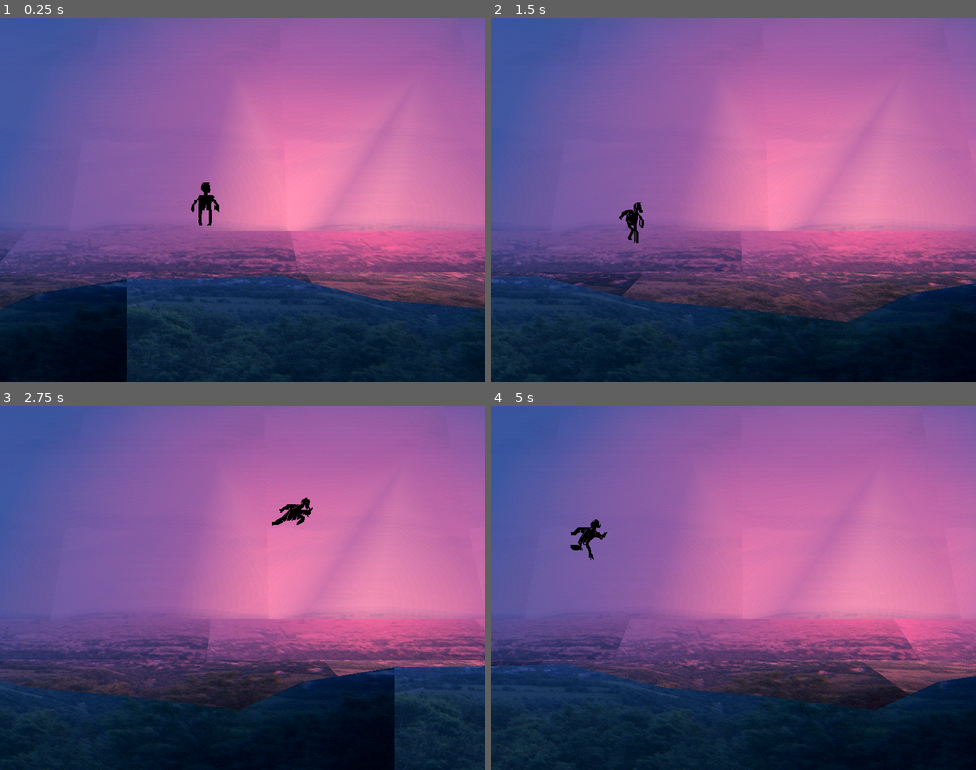
Above: before the commit, frames 1-4 (two rows, left to right).
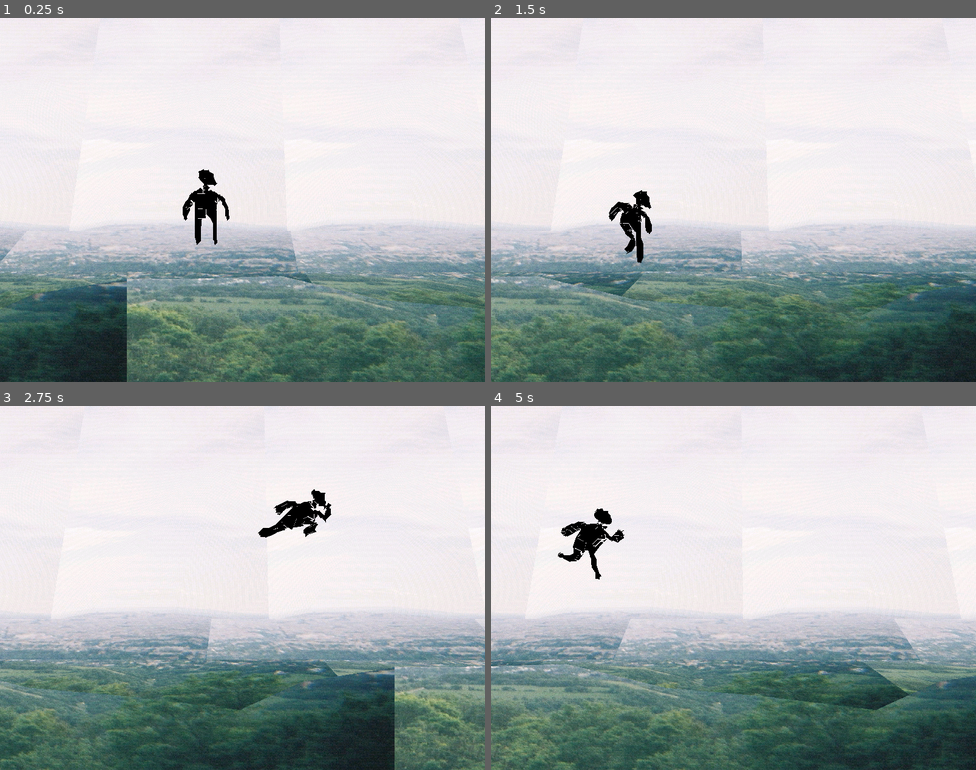
Above: after the commit, the same moments.

Repository: TanelMarran/videogames-inside
Game: Godot game, scene res://scenes/levels/level_world.tscn
Same seed, same stepped clock (60 frames per second), same inputs: the game is played once before the commit and once after it.
Inputs (mouse positions are in pixels of both pictures, inside the frame that each line leads up to):
- Up to frame 1 (0.25 s): no input
- Up to frame 2 (1.5 s): move the mouse to (840, 181) at 0.52 s; hold D (key_right) 0.53-1.28 s; move the mouse to (636, 218) at 1.27 s; hold S (key_down) from 1.28 s (still down)
- Up to frame 3 (2.75 s): move the mouse to (291, 507) at 2.02 s; release S (key_down) at 2.03 s; hold D (key_right) from 2.03 s (still down)
- Up to frame 4 (5 s): move the mouse to (709, 660) at 2.77 s; release D (key_right) at 2.78 s; hold W (key_up) 2.78-3.53 s; move the mouse to (879, 642) at 3.52 s; hold A (key_left) from 3.53 s (still down); move the mouse to (588, 533) at 4.27 s

The runs differ from the first frame. In frame 1, 100% of the frame differs, in the area x 0-100%, y 0-100%; in frame 2, 100%; in frame 3, 100%; in frame 4, 100%.

Commit message:
[main] adds smear

Diff:
--- a/scenes/global/cls_global.gd
+++ b/scenes/global/cls_global.gd
@@ -8,4 +8,3 @@
 
 func _physics_process(delta):
 	Global.scroll_speed += (1 - Global.scroll_speed) * scroll_reset_speed * delta
-	print(Global.scroll_speed)
--- a/scenes/levels/level_world.tscn
+++ b/scenes/levels/level_world.tscn
@@ -137,9 +137,10 @@
 omni_attenuation = 1.376
 
 [node name="ParkourGuy" parent="." unique_id=2036931827 instance=ExtResource("4_ls1yl")]
-transform = Transform3D(0.04, 0, 0, 0, 0.04, 0, 0, 0, 0.04, -0.08073634, 0, -0.9097867)
+transform = Transform3D(0.07, 0, 0, 0, 0.07, 0, 0, 0, 0.07, -0.08073634, 0, -0.9097867)
 look_at_camera = false
 acceleration_max_speed = 3.0
+smear_strength = 2.0
 
 [editable path="Looper/Stage"]
 [editable path="Looper4/Stage"]
--- a/scenes/models/stage/mat_stage1.tres
+++ b/scenes/models/stage/mat_stage1.tres
@@ -3,7 +3,7 @@
 [ext_resource type="Texture2D" uid="uid://bx8rfdlkv3gk4" path="res://sprites/spr_background.JPG" id="1_a05xm"]
 
 [resource]
-shading_mode = 2
+shading_mode = 0
 diffuse_mode = 3
 specular_mode = 2
 albedo_texture = ExtResource("1_a05xm")
--- a/scenes/objects/parkourguy/gd_parkour_guy.gd
+++ b/scenes/objects/parkourguy/gd_parkour_guy.gd
@@ -3,12 +3,16 @@
 @export var animation_player: AnimationPlayer
 @export var animation_tree: AnimationTree
 @export var look_at_camera: bool
+@export var surface_material: ShaderMaterial
+@export var mesh: MeshInstance3D
 
+## --
 @export_group("Buffering")
 @export var buffer_time: float = 0.5
 var _previously_held_button_amount: int = 0
 var _pose_update_buffer: int = 0
 
+## --
 @export_group("Acceleration")
 @export var acceleration_measure_size: int = 10
 @export var acceleration_curve: Curve
@@ -20,6 +24,15 @@
 @onready var _previous_position: Vector3 = global_position
 var _previous_acceleration: Array[Vector3] = []
 var acceleration: Vector3 = Vector3.ZERO
+
+## --
+@export_group("Smear")
+@export_range(0, 100, .1) var smear_strength: float = 1
+@export var smear_curve: Curve
+@export_range(0, 100, .1) var smear_update_frequency: float = 1.0
+var _smear_update_buffer: int = 0
+
+## --
 
 var _blend_up_down = 0.5:
 	set(value):
@@ -50,6 +63,10 @@
 	'key_down': 'down'
 }
 
+func _ready():
+	mesh.set_surface_override_material(0, surface_material)
+	mesh.material_override = surface_material
+
 func _input(event):
 	# Mouse in viewport coordinates.
 	if event is InputEventMouseMotion:
@@ -57,15 +74,19 @@
 
 func _process(delta):
 	_pose_update_buffer = max(0, _pose_update_buffer - delta)
+	_smear_update_buffer = max(0, _smear_update_buffer - delta)
 	var key_right: int = (1 if Input.is_action_pressed("key_right") else 0)
 	var key_left: int = (1 if Input.is_action_pressed("key_left") else 0)
 	var key_down: int = (1 if Input.is_action_pressed("key_down") else 0)
 	var key_up: int = (1 if Input.is_action_pressed("key_up") else 0)
 	var total_keys_pressed: float = key_right + key_left + key_up + key_down
 
-
 	if (total_keys_pressed != _previously_held_button_amount):
 		_pose_update_buffer = buffer_time
+
+	if (_smear_update_buffer == 0):
+		update_spear()
+		_smear_update_buffer = smear_update_frequency
 
 	if (_pose_update_buffer == 0):
 		update_pose()
@@ -83,6 +104,10 @@
 	_blend_left_right = (((key_right - key_left) + 1) / 2.0) * 2
 	_blend_not_pressed = 1 if total_keys_pressed == 0 else 0
 	_blend_directional_influence = (((((key_right + key_left - key_up - key_down) / (total_keys_pressed))) + 1) / 2) if total_keys_pressed > 0 else .5
+
+func update_spear():
+	surface_material.set_shader_parameter('movement_direction', acceleration.normalized())
+	surface_material.set_shader_parameter('movement_strength', smear_curve.sample(acceleration.length()) * smear_strength)
 
 func follow_mouse(event: InputEventMouseMotion):
 	var screen_position: Vector2 = event.position
--- a/scenes/objects/parkourguy/mat_parkour_guy.gdshader
+++ b/scenes/objects/parkourguy/mat_parkour_guy.gdshader
@@ -9,10 +9,11 @@
 uniform float movement_strength = 1.0;
 
 void vertex() {
-	vec3 offset = TIME * time_scale * vec3(1.0, 0.0, 0.0);
-	float _movement_strength = max(max(0, dot(movement_direction, -NORMAL)), dot(splice_direction, NORMAL)) * movement_strength;
+	vec3 offset = TIME * time_scale * vec3(1.0, .66, .25) - NODE_POSITION_WORLD;
+
+	float _movement_strength = max(0, dot(movement_direction, -NORMAL)) * movement_strength;
 	vec3 speed_offset = -movement_direction * _movement_strength;
-	VERTEX = floor(((VERTEX + offset) / vec3(snap_size / 10.0))) * vec3(snap_size / 10.0) - offset + speed_offset;
+	VERTEX = floor(((VERTEX - offset) / vec3(snap_size / 10.0))) * vec3(snap_size / 10.0) + offset + speed_offset + dot(splice_direction, NORMAL);
 }
 
 void fragment() {
--- a/scenes/objects/parkourguy/mat_parkour_guy.tres
+++ b/scenes/objects/parkourguy/mat_parkour_guy.tres
@@ -6,8 +6,8 @@
 render_priority = 0
 shader = ExtResource("1_cctvl")
 shader_parameter/u_color = Color(0, 0, 0, 1)
-shader_parameter/snap_size = 0.059
-shader_parameter/time_scale = 0.005
-shader_parameter/splice_direction = Vector3(1.5, 0, 0)
-shader_parameter/movement_direction = Vector3(0.19, 0, 0.01)
-shader_parameter/movement_strength = 1.0
+shader_parameter/snap_size = 0.07
+shader_parameter/time_scale = 0.01
+shader_parameter/splice_direction = Vector3(-0.09, -0.03, 0)
+shader_parameter/movement_direction = Vector3(0, 0, 9.2)
+shader_parameter/movement_strength = 0.0
--- a/scenes/objects/parkourguy/scn_parkour_guy.tscn
+++ b/scenes/objects/parkourguy/scn_parkour_guy.tscn
@@ -3,10 +3,25 @@
 [ext_resource type="Script" uid="uid://da62spqtylj1d" path="res://scenes/objects/parkourguy/gd_parkour_guy.gd" id="1_exb10"]
 [ext_resource type="PackedScene" uid="uid://5t8nd62qt0bt" path="res://models/parkour_guy.glb" id="2_27rq0"]
 [ext_resource type="Material" uid="uid://bhsbvtutxqchh" path="res://scenes/objects/parkourguy/mat_parkour_guy.tres" id="3_exb10"]
+[ext_resource type="Shader" uid="uid://bgim8gsv0cywr" path="res://scenes/objects/parkourguy/mat_parkour_guy.gdshader" id="4_7eg8d"]
 
 [sub_resource type="Curve" id="Curve_exb10"]
 _data = [Vector2(0, 0), 0.0, 0.0, 0, 0, Vector2(1, 1), 3.020468, 0.0, 0, 0]
 point_count = 2
+
+[sub_resource type="Curve" id="Curve_7eg8d"]
+_data = [Vector2(0, 0), 0.0, 0.0, 0, 0, Vector2(1, 1), 3.001331, 0.0, 0, 0]
+point_count = 2
+
+[sub_resource type="ShaderMaterial" id="ShaderMaterial_tm325"]
+render_priority = 0
+shader = ExtResource("4_7eg8d")
+shader_parameter/u_color = Color(0, 0, 0, 1)
+shader_parameter/snap_size = 0.84
+shader_parameter/time_scale = 0.98
+shader_parameter/splice_direction = Vector3(8.08, 0.69, 0)
+shader_parameter/movement_direction = Vector3(0.25, 0, 0.01)
+shader_parameter/movement_strength = 1.0
 
 [sub_resource type="AnimationNodeAnimation" id="AnimationNodeAnimation_7eg8d"]
 animation = &"run"
@@ -53,17 +68,22 @@
 nodes/non_pressed/position = Vector2(921.8342, 32.556526)
 node_connections = [&"output", 0, &"non_pressed", &"TimeScale", 0, &"left_right", &"up_down", 0, &"Up", &"up_down", 1,  …(197 unchanged characters)…
 
-[node name="ParkourGuy" type="Node3D" unique_id=2036931827 node_paths=PackedStringArray("animation_player", "animation_tree")]
+[node name="ParkourGuy" type="Node3D" unique_id=2036931827 node_paths=PackedStringArray("animation_player", "animation_tree", "mesh")]
 script = ExtResource("1_exb10")
 animation_player = NodePath("parkour_guy/AnimationPlayer")
 animation_tree = NodePath("AnimationTree")
 look_at_camera = true
+surface_material = ExtResource("3_exb10")
+mesh = NodePath("parkour_guy/Armature/Skeleton3D/ParkourGuy")
 buffer_time = 2.0
 acceleration_measure_size = 5
 acceleration_curve = SubResource("Curve_exb10")
 acceleration_strength = 5.0
 acceleration_min_speed = 0.7
 acceleration_max_speed = 2.0
+smear_strength = 10.0
+smear_curve = SubResource("Curve_7eg8d")
+smear_update_frequency = 8.0
 
 [node name="parkour_guy" parent="." unique_id=1830610544 instance=ExtResource("2_27rq0")]
 
@@ -88,7 +108,8 @@
 
 [node name="ParkourGuy" parent="parkour_guy/Armature/Skeleton3D" index="0" unique_id=815856318]
 transform = Transform3D(1, 0, 0, 0, 1, 0, 0, 0, 1, -0.0011013895, 0, 0.00021702041)
-material_override = ExtResource("3_exb10")
+material_override = SubResource("ShaderMaterial_tm325")
+surface_material_override/0 = ExtResource("3_exb10")
 
 [node name="AnimationTree" type="AnimationTree" parent="." unique_id=1903350501]
 root_node = NodePath("../parkour_guy")
